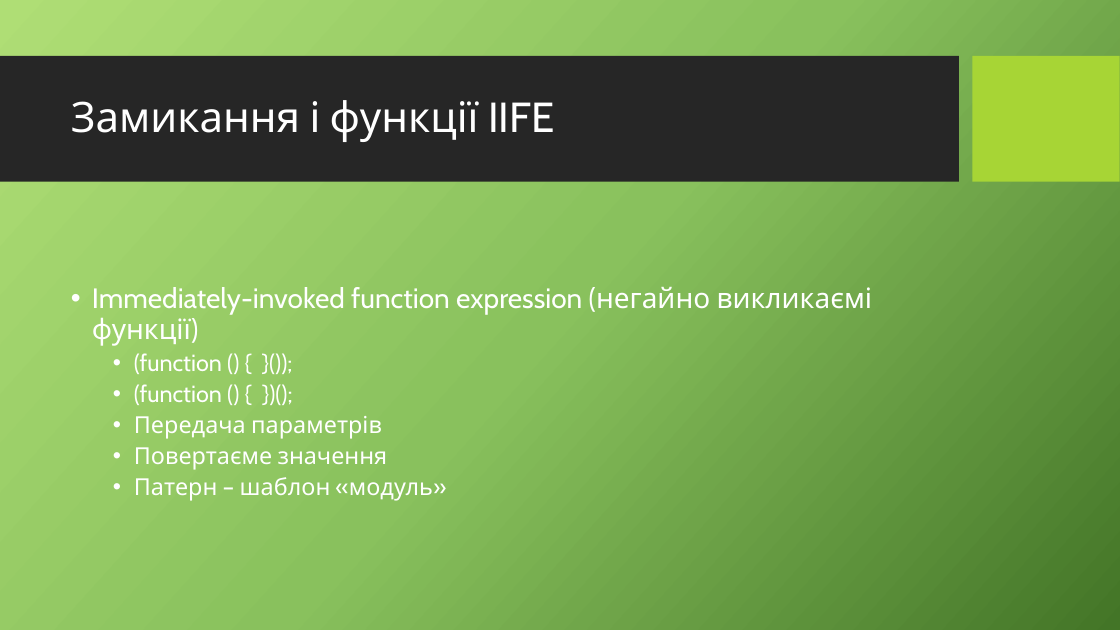
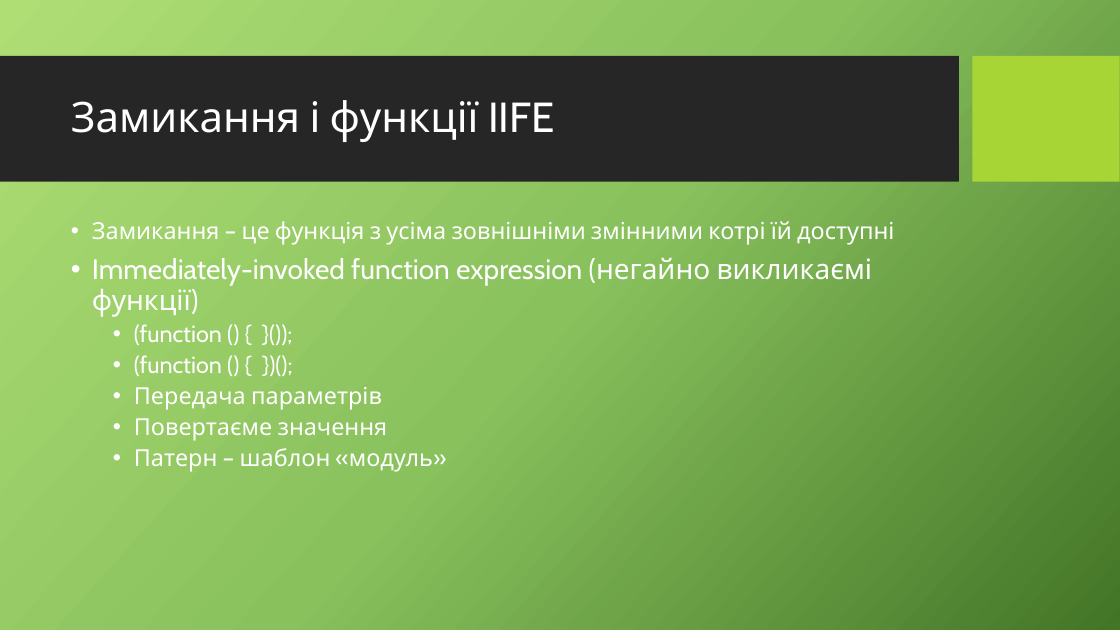
Before and after one commit to andryuha49/JS_lessons, a slide deck: slide 6 of leasson-3/JavaScript-lecture-3.pptx. Drawn at 1120x630 pixels with LibreOffice and Linux fonts; fonts in the diff are those of the drawing; background and template pictures are left out. Boxes give left, top, right and bottom in pixels: in the first picture for what was removed or moved away, otherwise in the second. Text is boxed around its words. In the diff, an @@ line names an element or a change of style, - is before the commit and + after.

```diff
--- a/leasson-3/JavaScript-lecture-3.pptx
+++ b/leasson-3/JavaScript-lecture-3.pptx
@@ text at <box>92,221,894,245</box>: paragraph added @@
+• Замикання – це функція з усіма зовнішніми змінними котрі їй доступні
```
Also in this commit, not shown: 2 other slides changed, 1 other file.
